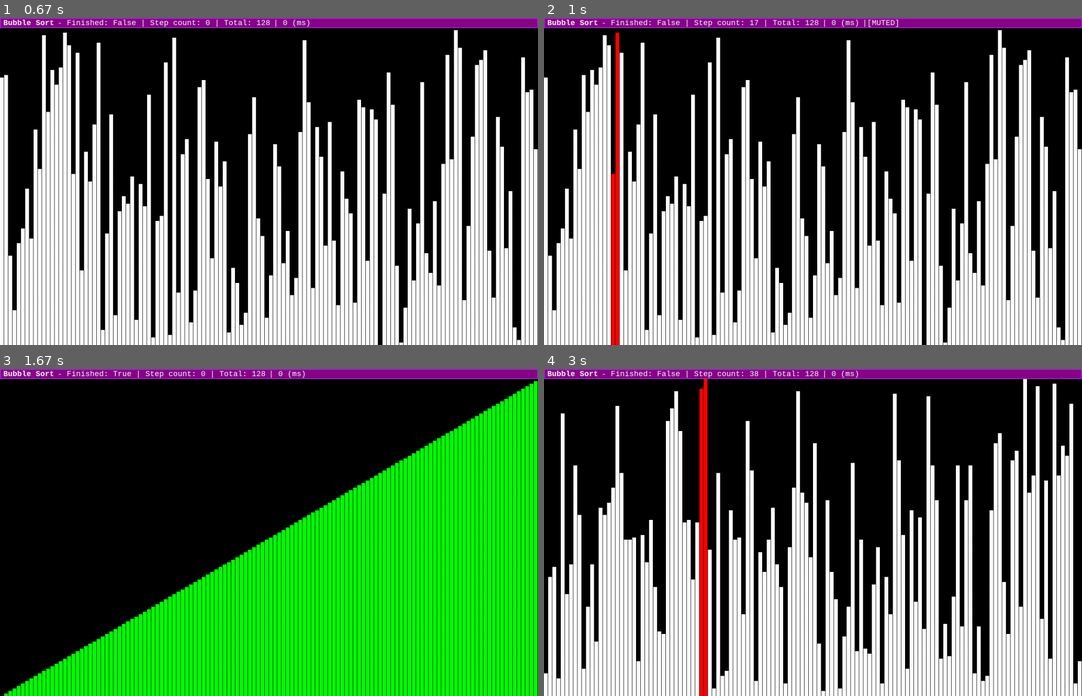
Above: before the commit, frames 1-4 (two rows, left to right).
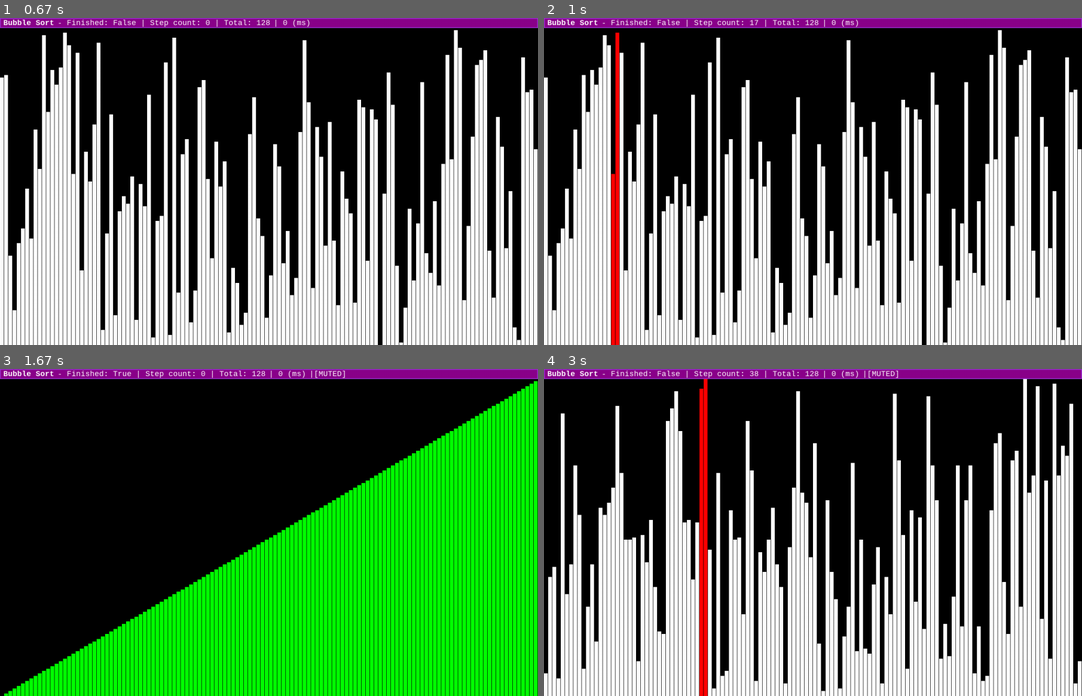
Above: after the commit, the same moments.

Repository: thiagolopes/sorting-algorithms-pygame
Game: pygame game, started from sort.py
Two runs of this game, one before a commit and one after it. Both use one fixed random seed, a clock stepped at 60 frames per second and the inputs below.
Inputs:
- Up to frame 1 (0.67 s): tap Enter at 0.33 s
- Up to frame 2 (1 s): tap Space at 0.67 s
- Up to frame 3 (1.67 s): tap M at 1 s; tap Backspace at 1.33 s
- Up to frame 4 (3 s): tap R at 1.67 s; tap Space at 2.07, 2.37, 2.57, 2.9 s

Frame 1 is identical in both runs. In frame 2, less than 0.1% of the frame differs, in the area x 59-66%, y 0-3%; in frame 3, less than 0.1%; in frame 4, less than 0.1%.

Commit message:
Refactor: engine logic

Diff:
--- a/sort.py
+++ b/sort.py
@@ -5,35 +5,34 @@
 
 import pygame
 
-W = 780
-H = 1280
-RUNNING = True
+HEIGHT = 1280
+WIDTH = 780
+TAU = math.pi * 2
 START = 0
 TOTAL = 128
+BAR_SIZE = 24
 ELEMENTS = list(range(START, TOTAL))
-TAU = math.pi * 2
-MUTED = False
-
-
-def shutdown():
-    print(ELEMENTS)
-    pygame.quit()
-    sys.exit()
 
 
 class Bar:
-    def __init__(self, pos, screen):
-        self.pos = pos
+    init_pos = 0
+    border_size = 2
+
+    def __init__(self, size, screen):
+        self.size = size
+        self.margin = 8
         self.screen = screen
-        self.surface = pygame.Surface(pygame.Vector2(pos.w, pos.h))
+        self.pos = pygame.Rect(self.init_pos, self.init_pos, screen.get_width(), size)
         self.text = pygame.font.SysFont("Monospace", 18, False)
         self.textb = pygame.font.SysFont("Monospace", 18, True)
-
-        border_size = 2
-        self.border = pygame.Rect(pos.x + border_size, pos.y + border_size,
-                                  pos.width - (border_size * 2), pos.height - (border_size * 2))
-        self.margin = 8
-        self.init_pos = pygame.Vector2(self.margin, border_size)
+        self.border = pygame.Rect(
+            self.pos.x + self.border_size,
+            self.pos.y + self.border_size,
+            self.pos.width - (self.border_size * 2),
+            self.pos.height - (self.border_size * 2),
+        )
+        self.init_pos = pygame.Vector2(self.margin, self.border_size)
+        self.surface = pygame.Surface(pygame.Vector2(self.pos.w, self.pos.h))
 
     def draw_next_text(self, text, pos, color, bold=False):
         if bold:
@@ -46,6 +45,7 @@
         pos += pygame.Vector2(ts.get_width() + self.margin, 0)
 
     def draw(self, algorithm, meta, ms, muted):
+        # TODO avoid redraw
         self.surface.fill("darkorchid", self.pos)
         self.surface.fill("darkmagenta", self.border)
 
@@ -62,9 +62,10 @@
 class Grid:
     margin = 1
 
-    def __init__(self, pos, size, screen):
-        self.pos = pos
-        self.size = size
+    def __init__(self, padding, screen):
+        self.padding = padding
+        self.pos = pygame.Vector2(0, padding)
+        self.size = pygame.Vector2(screen.get_width(), screen.get_height() - padding)
         self.screen = screen
         self.surface = pygame.Surface(self.size)
         self.last_dirty_indexes = []
@@ -166,7 +167,7 @@
                 if event.key == pygame.K_RETURN:
                     self.shuffle = True
                 if event.key == pygame.K_SPACE:
-                    self.mute = True
+                    self.pause = True
                 if event.key == pygame.K_n:
                     self.next_step = True
                 if event.key == pygame.K_BACKSPACE:
@@ -177,27 +178,6 @@
                     self.mute = True
 
 
-pygame.init()
-
-screen = pygame.display.set_mode((H, W))
-pygame.mixer.init()
-pygame.display.set_caption("Sorting Algorithms")
-
-algorithm = BubbleSort(ELEMENTS)
-play = False
-
-bar_size = 24
-grid_gap = 10
-grid_pos = pygame.Vector2(0, bar_size)
-grid_size = pygame.Vector2(screen.get_width(), screen.get_height() - bar_size)
-grid = Grid(grid_pos, grid_size, screen)
-
-bar_pos = pygame.Rect(0, 0, screen.get_width(), bar_size)
-bar = Bar(bar_pos, screen)
-
-time = 0
-
-
 class Beeper:
     bits = 16  # int16
     sample_rate = 44100  # CD Quality
@@ -209,10 +189,14 @@
         self.duration = duration
         self.size = size
         self.beeps = []
+        pygame.mixer.init()
         pygame.mixer.pre_init(self.sample_rate, self.bits)
 
-    def sin_wave(self, amp, freq, time):
-        return int(amp * math.sin(TAU * freq * time))
+    def __getitem__(self, index):
+        return self.beeps[index]
+
+    def sin_wave(self, amp, freq, t):
+        return int(amp * math.sin(TAU * freq * t))
 
     def wave(self, freq, duration, speaker=None):
         amp = 2 ** (self.bits - 1) - 1  # amplitude of 32767 bits
@@ -220,8 +204,8 @@
 
         buffer = array.array("i", (0 for _ in sample_range))
         for sample in sample_range:
-            time = sample / self.sample_rate
-            sine = self.sin_wave(amp, freq, time)
+            time_len = sample / self.sample_rate
+            sine = self.sin_wave(amp, freq, time_len)
             buffer[sample] = int(sine * self.volume)
         return buffer
 
@@ -237,60 +221,109 @@
             self.beeps.append(sound)
 
 
+class Engine:
+    def __init__(self, height, width):
+        self.mute = False
+        self.play = False
+        self.time = 0
+        self.total_time = 0
+        self._frame_time = 0
+
+        pygame.init()
+        self.screen = pygame.display.set_mode((height, width))
+
+    @property
+    def title(self):
+        pygame.display.get_caption()
+
+    @title.setter
+    def title(self, title):
+        pygame.display.set_caption(title)
+
+    def toggle_play(self):
+        self.play = not self.play
+
+    def toggle_mute(self):
+        self.mute = not self.mute
+
+    def reset_timer(self):
+        self.time = 0
+
+    def start_tick(self):
+        if self.play:
+            self._frame_time = pygame.time.get_ticks()
+
+    def end_tick(self):
+        if self.play:
+            self.time += pygame.time.get_ticks() - self._frame_time
+            self._frame_time = 0
+
+    def end_frame(self):
+        pygame.display.flip()
+
+    def shutdown(self):
+        print(ELEMENTS)
+        pygame.quit()
+        sys.exit()
+
+
+engine = Engine(HEIGHT, WIDTH)
+engine.title = "Sorting Algorithms"
+grid = Grid(BAR_SIZE, engine.screen)
+bar = Bar(grid.padding, engine.screen)
+interactions = Interactions()
+
 beeper = Beeper(len(ELEMENTS))
 beeper.generate()
 
-interactions = Interactions()
-
-while RUNNING:
+algorithms = [BubbleSort]
+algorithm = algorithms[0](ELEMENTS)
+
+while True:
     interactions.start_tick()
 
     if interactions.quit:
-        shutdown()
+        engine.shutdown()
     if interactions.shuffle:
-        play = False
+        engine.play = False
         ELEMENTS = list(range(START, TOTAL))
         random.shuffle(ELEMENTS)
         algorithm = BubbleSort(ELEMENTS)
         algorithm.finished = False
-        time = 0
-    if interactions.mute:
-        play = not play
+        engine.reset_timer()
+    if interactions.pause:
+        engine.toggle_play()
     if interactions.next_step:
         algorithm.step()
     if interactions.restart:
-        play = False
+        engine.play = False
         ELEMENTS = list(range(START, TOTAL))
         algorithm = BubbleSort(ELEMENTS)
-        time = 0
+        engine.reset_timer()
     if interactions.randomize:
-        play = False
+        engine.play = False
         ELEMENTS = [random.randint(START, TOTAL) for _ in range(START, TOTAL)]
         algorithm = BubbleSort(ELEMENTS)
         algorithm.finished = False
-        time = 0
+        engine.reset_timer()
     if interactions.mute:
-        MUTED = not MUTED
+        engine.toggle_mute()
 
     if algorithm.finished:
-        play = False
-
-    start_time = None
-    if play:
-        start_time = pygame.time.get_ticks()
+        engine.play = False
+
+    engine.start_tick()
+    if engine.play:
         t = algorithm.step()
-        if t and not MUTED:
-            for d in algorithm.dirty_index:
-                module = ELEMENTS[d]
-                beeper.beeps[module].play()
+        if not engine.mute:
+            for index in algorithm.dirty_index:
+                beeper[index].play()
 
     # Draw
     grid.draw(algorithm.elements, algorithm.dirty_index, algorithm.finished)
-    bar.draw(str(algorithm), repr(algorithm), time, MUTED)
-
-    if start_time is not None:
-        time += pygame.time.get_ticks() - start_time
-
-    pygame.display.flip()
-
-shutdown()
+    bar.draw(str(algorithm), repr(algorithm), engine.time, engine.mute)
+
+    engine.end_tick()
+    engine.end_frame()
+
+engine.shutdown()
